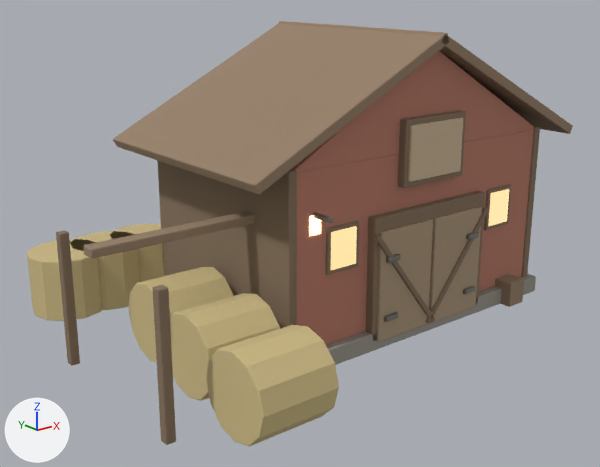
The glTF model assets/models/barn.glb: old version first, new version second.
Camera for both pictures: a 50 mm camera at (-6.42, -7.06, 3.79) aimed at (-0.9, -0.16, 1.03). Every picture has the same lights, and +X, +Y and +Z are marked at lower left. The older version comes first. Vertices at exactly the same position are counted once.

In view in the first picture: 'base'.
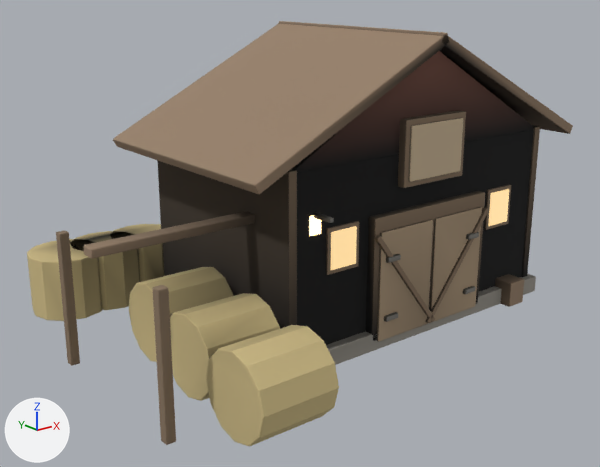
Pixel boxes [x1, y1, x2, y2] of what changed, in the pictures (600 x 467 px):
'base', recoloured (darker)
    both: [34, 21, 568, 399]

Edits to the bpy script that builds the scene:
```text
Change mat_stone:
    where n0 = _N.new('ShaderNodeBsdfPrincipled'); n0.name = 'Principled BSDF'
    remove n0.inputs[0].default_value = (0.33, 0.31, 0.27, 1.0)  # 'Base Color', grey #9b978e
    add n2 = _N.new('ShaderNodeMix'); n2.name = 'Mix'
    add n2.data_type = 'RGBA'
    add n2.blend_type = 'MULTIPLY'
    add n2.inputs[0].default_value = 1.0  # 'Factor'
    add n2.inputs[7].default_value = (0.33, 0.31, 0.27, 1.0)  # 'B', grey #9b978e
    add n3 = _N.new('ShaderNodeVertexColor'); n3.name = 'Color Attribute'
    add _L.new(n2.outputs[2], n0.inputs[0])  # 'Result' to 'Base Color'
    add _L.new(n3.outputs[0], n2.inputs[6])  # 'Color' to 'A'
Change mat_wood_red:
    where n0 = _N.new('ShaderNodeBsdfPrincipled'); n0.name = 'Principled BSDF'
    remove n0.inputs[0].default_value = (0.48, 0.2, 0.14, 1.0)  # 'Base Color', brown #b87c69
    add n2 = _N.new('ShaderNodeMix'); n2.name = 'Mix'
    add n2.data_type = 'RGBA'
    add n2.blend_type = 'MULTIPLY'
    add n2.inputs[0].default_value = 1.0  # 'Factor'
    add n2.inputs[7].default_value = (0.48, 0.2, 0.14, 1.0)  # 'B', brown #b87c69
    add n3 = _N.new('ShaderNodeVertexColor'); n3.name = 'Color Attribute'
    add _L.new(n2.outputs[2], n0.inputs[0])  # 'Result' to 'Base Color'
    add _L.new(n3.outputs[0], n2.inputs[6])  # 'Color' to 'A'
Change mat_wood_dark:
    where n0 = _N.new('ShaderNodeBsdfPrincipled'); n0.name = 'Principled BSDF'
    remove n0.inputs[0].default_value = (0.24, 0.17, 0.11, 1.0)  # 'Base Color', brown #86735d
    add n2 = _N.new('ShaderNodeMix'); n2.name = 'Mix'
    add n2.data_type = 'RGBA'
    add n2.blend_type = 'MULTIPLY'
    add n2.inputs[0].default_value = 1.0  # 'Factor'
    add n2.inputs[7].default_value = (0.24, 0.17, 0.11, 1.0)  # 'B', brown #86735d
    add n3 = _N.new('ShaderNodeVertexColor'); n3.name = 'Color Attribute'
    add _L.new(n2.outputs[2], n0.inputs[0])  # 'Result' to 'Base Color'
    add _L.new(n3.outputs[0], n2.inputs[6])  # 'Color' to 'A'
Change mat_metal_rust:
    where n0 = _N.new('ShaderNodeBsdfPrincipled'); n0.name = 'Principled BSDF'
    remove n0.inputs[0].default_value = (0.34, 0.24, 0.16, 1.0)  # 'Base Color', brown #9e866f
    add n2 = _N.new('ShaderNodeMix'); n2.name = 'Mix'
    add n2.data_type = 'RGBA'
    add n2.blend_type = 'MULTIPLY'
    add n2.inputs[0].default_value = 1.0  # 'Factor'
    add n2.inputs[7].default_value = (0.34, 0.24, 0.16, 1.0)  # 'B', brown #9e866f
    add n3 = _N.new('ShaderNodeVertexColor'); n3.name = 'Color Attribute'
    add _L.new(n2.outputs[2], n0.inputs[0])  # 'Result' to 'Base Color'
    add _L.new(n3.outputs[0], n2.inputs[6])  # 'Color' to 'A'
Change mat_wood_siding:
    where n0 = _N.new('ShaderNodeBsdfPrincipled'); n0.name = 'Principled BSDF'
    remove n0.inputs[0].default_value = (0.42, 0.31, 0.2, 1.0)  # 'Base Color', beige #ad977c
    add n2 = _N.new('ShaderNodeMix'); n2.name = 'Mix'
    add n2.data_type = 'RGBA'
    add n2.blend_type = 'MULTIPLY'
    add n2.inputs[0].default_value = 1.0  # 'Factor'
    add n2.inputs[7].default_value = (0.42, 0.31, 0.2, 1.0)  # 'B', beige #ad977c
    add n3 = _N.new('ShaderNodeVertexColor'); n3.name = 'Color Attribute'
    add _L.new(n2.outputs[2], n0.inputs[0])  # 'Result' to 'Base Color'
    add _L.new(n3.outputs[0], n2.inputs[6])  # 'Color' to 'A'
Change mat_wood_light:
    where n0 = _N.new('ShaderNodeBsdfPrincipled'); n0.name = 'Principled BSDF'
    remove n0.inputs[0].default_value = (0.6, 0.47, 0.31, 1.0)  # 'Base Color', beige #cbb697
    add n2 = _N.new('ShaderNodeMix'); n2.name = 'Mix'
    add n2.data_type = 'RGBA'
    add n2.blend_type = 'MULTIPLY'
    add n2.inputs[0].default_value = 1.0  # 'Factor'
    add n2.inputs[7].default_value = (0.6, 0.47, 0.31, 1.0)  # 'B', beige #cbb697
    add n3 = _N.new('ShaderNodeVertexColor'); n3.name = 'Color Attribute'
    add _L.new(n2.outputs[2], n0.inputs[0])  # 'Result' to 'Base Color'
    add _L.new(n3.outputs[0], n2.inputs[6])  # 'Color' to 'A'
Change mat_glass_warm:
    remove # nodes: BsdfPrincipled, OutputMaterial
    remove # colours: beige #f9e1ad, beige #ffdda0
    nodes: BsdfPrincipled, Math, Mix, OutputMaterial, VertexColor
    colours: beige #ffdda0, beige #f9e1ad, mixed with the vertex colours
Change mat_metal_dark:
    where n0 = _N.new('ShaderNodeBsdfPrincipled'); n0.name = 'Principled BSDF'
    remove n0.inputs[0].default_value = (0.2, 0.19, 0.17, 1.0)  # 'Base Color', grey #7c7973
    add n2 = _N.new('ShaderNodeMix'); n2.name = 'Mix'
    add n2.data_type = 'RGBA'
    add n2.blend_type = 'MULTIPLY'
    add n2.inputs[0].default_value = 1.0  # 'Factor'
    add n2.inputs[7].default_value = (0.2, 0.19, 0.17, 1.0)  # 'B', grey #7c7973
    add n3 = _N.new('ShaderNodeVertexColor'); n3.name = 'Color Attribute'
    add _L.new(n2.outputs[2], n0.inputs[0])  # 'Result' to 'Base Color'
    add _L.new(n3.outputs[0], n2.inputs[6])  # 'Color' to 'A'
Change mat_hay:
    where n0 = _N.new('ShaderNodeBsdfPrincipled'); n0.name = 'Principled BSDF'
    remove n0.inputs[0].default_value = (0.62, 0.5, 0.24, 1.0)  # 'Base Color', beige #cebc86
    add n2 = _N.new('ShaderNodeMix'); n2.name = 'Mix'
    add n2.data_type = 'RGBA'
    add n2.blend_type = 'MULTIPLY'
    add n2.inputs[0].default_value = 1.0  # 'Factor'
    add n2.inputs[7].default_value = (0.62, 0.5, 0.24, 1.0)  # 'B', beige #cebc86
    add n3 = _N.new('ShaderNodeVertexColor'); n3.name = 'Color Attribute'
    add _L.new(n2.outputs[2], n0.inputs[0])  # 'Result' to 'Base Color'
    add _L.new(n3.outputs[0], n2.inputs[6])  # 'Color' to 'A'
Change me_cube:
    where me_cube.from_pydata(...)  # 2242 vertices, 4328 faces; spans x -3.6..2.35, y -2.32..2.02, z -0.1..3.13
    me_cube part 1: vertex colours changed
```
